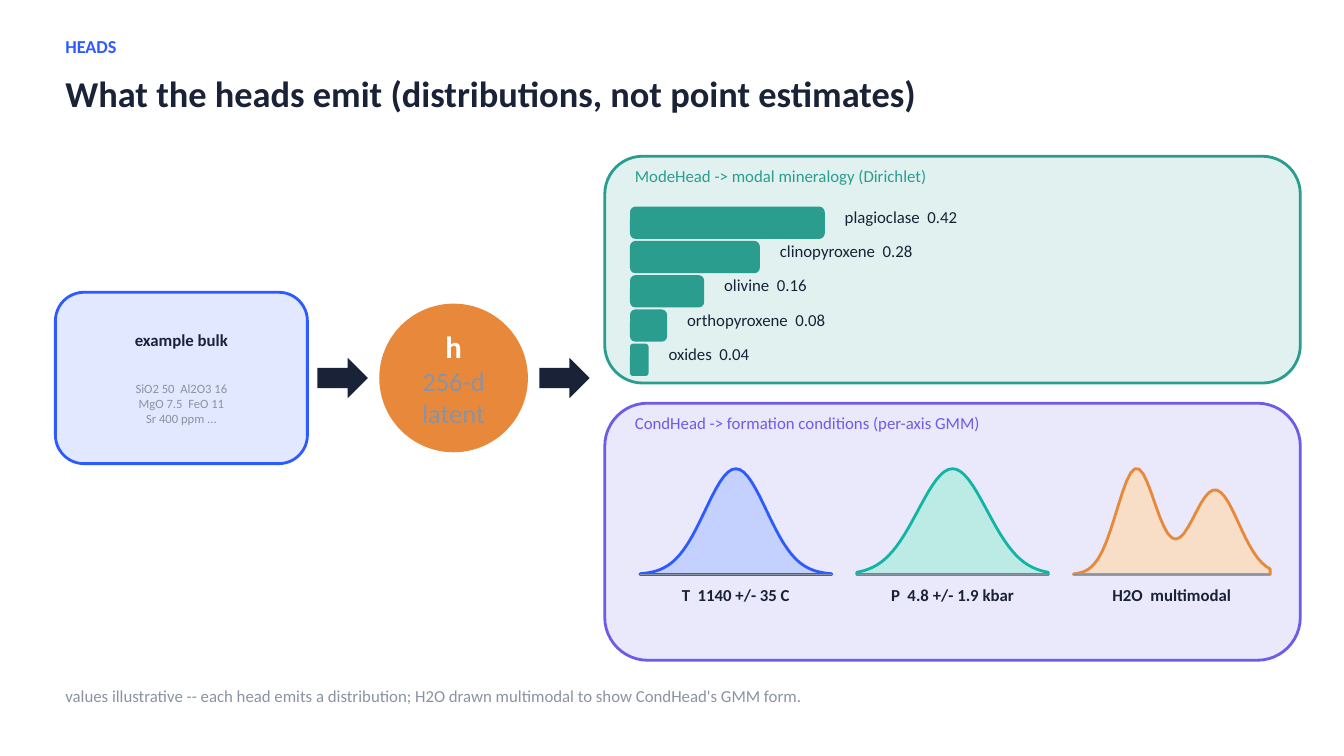
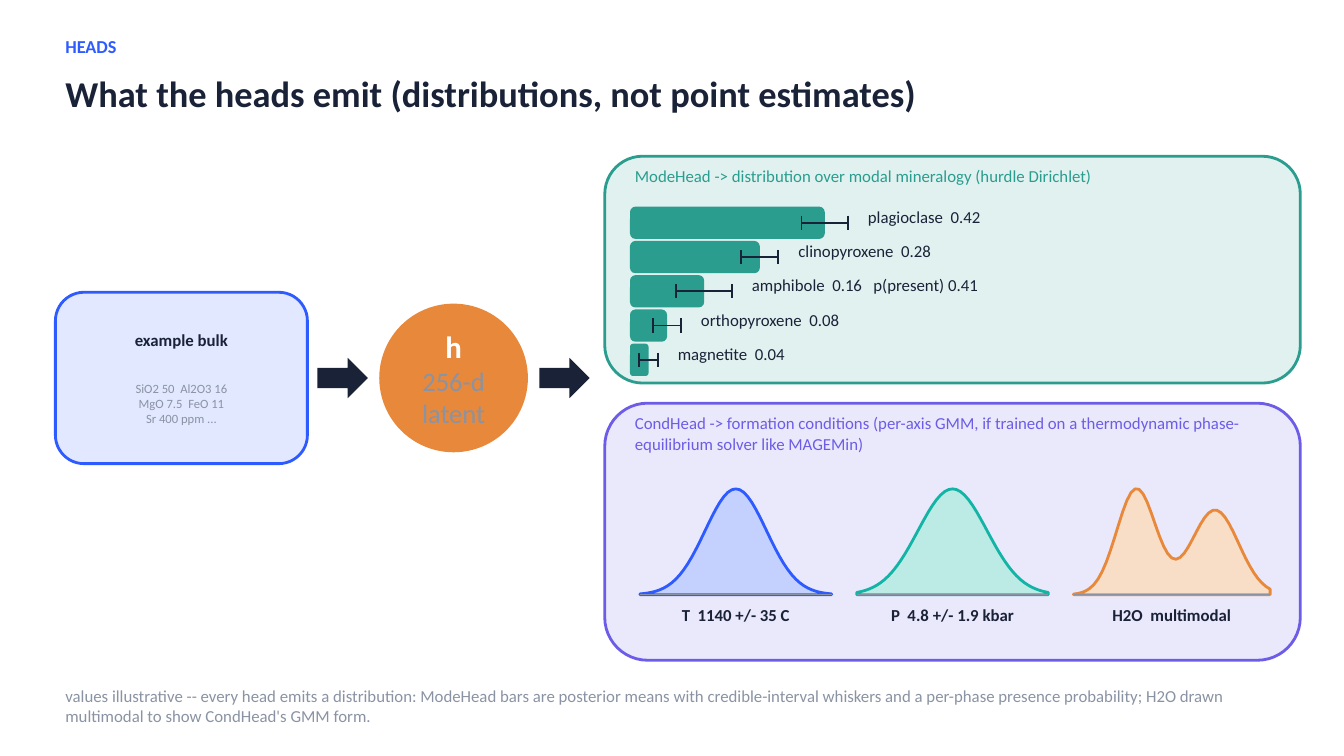
Before and after one commit to matthew-j-liu/phasecast, a slide deck: slide 10 of slides/overview.pptx. Drawn at 1344x756 pixels with LibreOffice and Linux fonts; fonts in the diff are those of the drawing. Boxes give left, top, right and bottom in pixels: in the first picture for what was removed or moved away, otherwise in the second. Text is boxed around its words. In the diff, an @@ line names an element or a change of style, - is before the commit and + after.

```diff
--- a/slides/overview.pptx
+++ b/slides/overview.pptx
@@ text at (x1=635, y1=170, x2=1092, y2=185): text changed @@
-ModeHead -> modal mineralogy (Dirichlet)
+ModeHead -> distribution over modal mineralogy (hurdle Dirichlet)
@@ text "plagioclase 0.42" moved from (x1=845, y1=211, x2=957, y2=226) to (x1=868, y1=211, x2=981, y2=226) @@
@@ text "clinopyroxene 0.28" moved from (x1=780, y1=245, x2=913, y2=260) to (x1=798, y1=245, x2=931, y2=260) @@
@@ elbow line added from (802, 223) to (848, 223), #1A2238 1.25 pt @@
@@ elbow line added from (802, 216) to (802, 230), #1A2238 1.25 pt @@
@@ elbow line added from (848, 216) to (848, 230), #1A2238 1.25 pt @@
@@ elbow line added from (741, 257) to (778, 257), #1A2238 1.25 pt @@
@@ elbow line added from (741, 250) to (741, 264), #1A2238 1.25 pt @@
@@ elbow line added from (778, 250) to (778, 264), #1A2238 1.25 pt @@
@@ elbow line added from (677, 291) to (732, 291), #1A2238 1.25 pt @@
@@ elbow line added from (677, 284) to (677, 298), #1A2238 1.25 pt @@
@@ elbow line added from (732, 284) to (732, 298), #1A2238 1.25 pt @@
@@ text at (x1=752, y1=279, x2=978, y2=294): text changed @@
-olivine 0.16
+amphibole 0.16 p(present) 0.41
@@ elbow line added from (653, 326) to (682, 326), #1A2238 1.25 pt @@
@@ elbow line added from (653, 319) to (653, 333), #1A2238 1.25 pt @@
@@ elbow line added from (682, 319) to (682, 333), #1A2238 1.25 pt @@
@@ text "orthopyroxene 0.08" moved from (x1=687, y1=314, x2=825, y2=329) to (x1=701, y1=314, x2=839, y2=329) @@
@@ elbow line added from (639, 353) to (639, 367), #1A2238 1.25 pt @@
@@ elbow line added from (658, 353) to (658, 367), #1A2238 1.25 pt @@
@@ text at (x1=678, y1=348, x2=785, y2=363): text changed @@
-oxides 0.04
+magnetite 0.04
@@ elbow line added from (639, 360) to (658, 360), #1A2238 1.25 pt @@
@@ text at (x1=635, y1=417, x2=1239, y2=453): text changed @@
-CondHead -> formation conditions (per-axis GMM)
+CondHead -> formation conditions (per-axis GMM, if trained on a thermodynamic phase-equilibrium solver like MAGEMin)
@@ 3 texts, 3 freeform shapes, 3 elbow lines moved together from (x1=640, y1=469, x2=1270, y2=601) to (x1=640, y1=489, x2=1270, y2=621) @@
@@ text at (x1=65, y1=690, x2=1223, y2=722): text changed @@
-values illustrative -- each head emits a distribution; H2O drawn multimodal to show CondHead's GMM form.
+values illustrative -- every head emits a distribution: ModeHead bars are posterior means with credible-interval whiskers and a per-phase presence probability; H2O drawn multimodal to show CondHead's GMM form.
```
Also in this commit, not shown: 2 other files.
